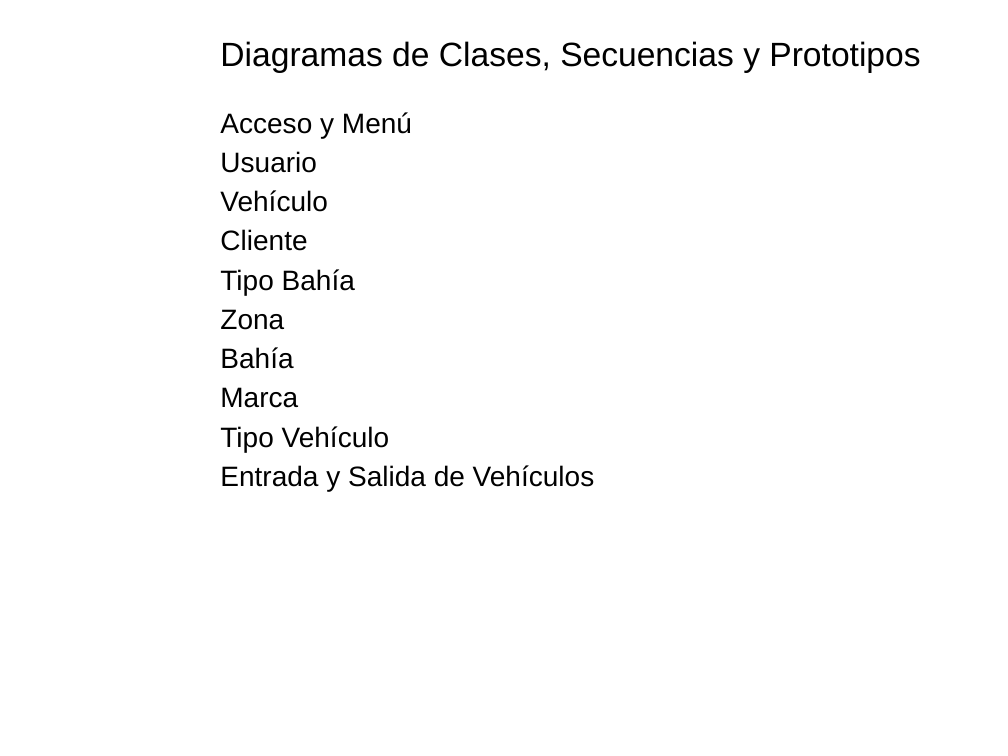
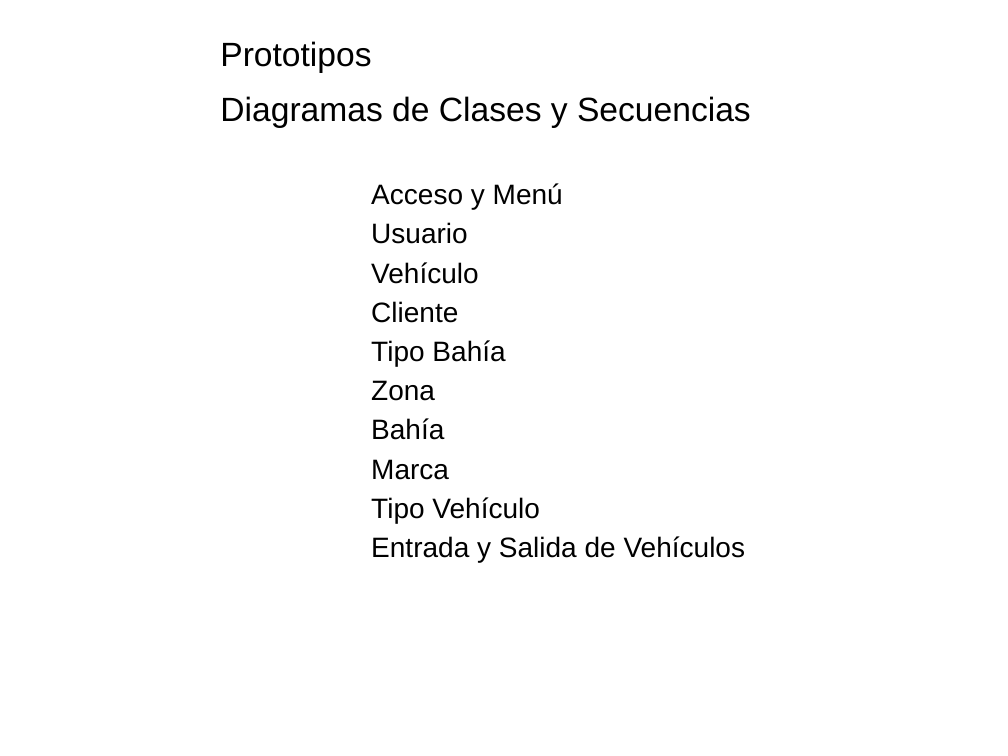
Before and after one commit to MikeRider27/ingenieria_proyecto, a slide deck: slide 6 of Analysis/pdf/Integrantes.pptx (slide 7 before the commit). Drawn at 1008x756 pixels with LibreOffice and Linux fonts; fonts in the diff are those of the drawing; background and template pictures are left out. Boxes give left, top, right and bottom in pixels: in the first picture for what was removed or moved away, otherwise in the second. Text is boxed around its words. In the diff, an @@ line names an element or a change of style, - is before the commit and + after.

```diff
--- a/Analysis/pdf/Integrantes.pptx
+++ b/Analysis/pdf/Integrantes.pptx
@@ title at [220, 41, 371, 73]: text changed @@
-Diagramas de Clases, Secuencias y Prototipos
+Prototipos
@@ text added at [220, 96, 751, 128], 24 pt, text #000000 @@
+Diagramas de Clases y Secuencias
@@ text "Acceso y Menú": place and size @@
-text "Acceso y Menú" at [220, 112, 595, 491]
+text "Acceso y Menú" at [371, 183, 746, 562]
```
Also in this commit, not shown: 2 other slides changed, 1 slide removed, 28 other files.
